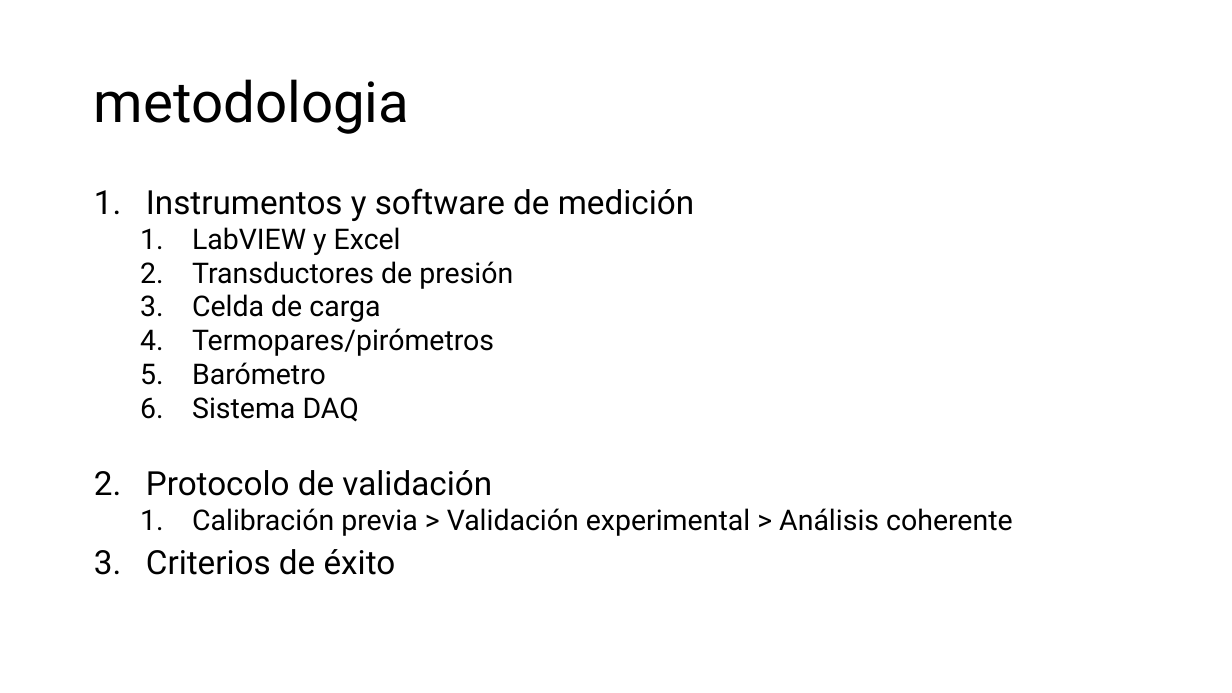
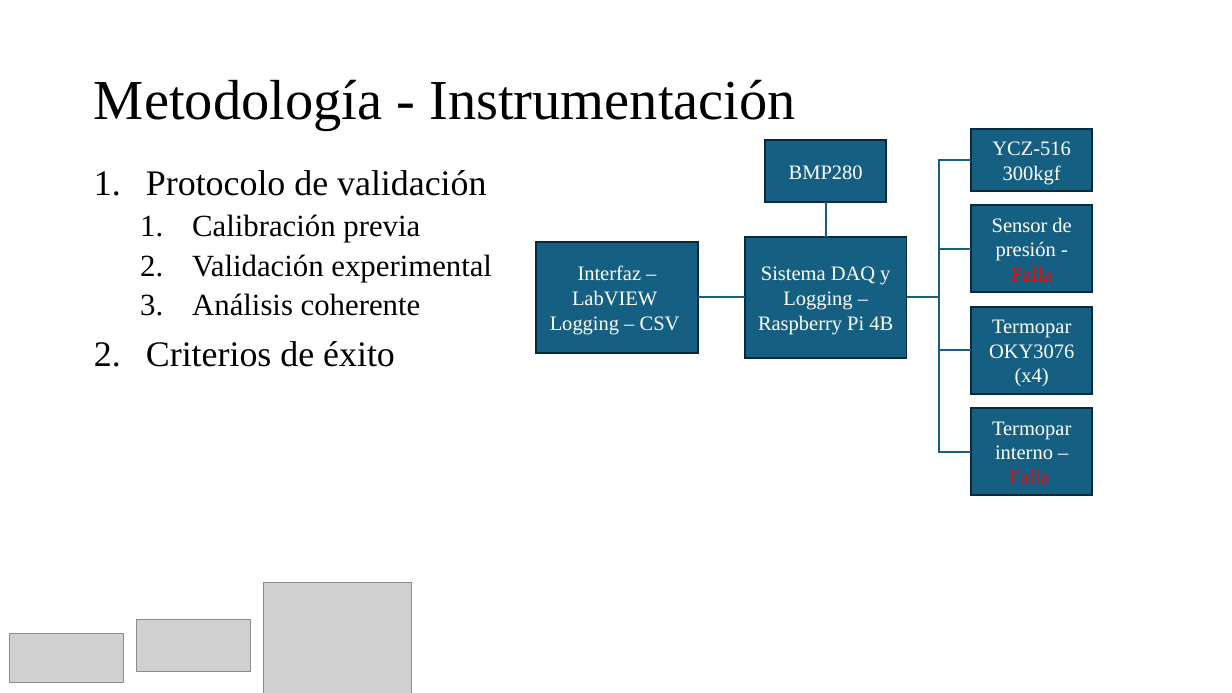
Before and after one commit to Archimedean2345/The-thermal-repository, a slide deck: slide 9 of PIAE2-Presentacion Tecnica.pptx. Drawn at 1232x693 pixels with LibreOffice and Linux fonts; fonts in the diff are those of the drawing; grey boxes stand for pictures. Boxes give left, top, right and bottom in pixels: in the first picture for what was removed or moved away, otherwise in the second. Text is boxed around its words. In the diff, an @@ line names an element or a change of style, - is before the commit and + after.

```diff
--- a/PIAE2-Presentacion Tecnica.pptx
+++ b/PIAE2-Presentacion Tecnica.pptx
@@ title at bbox=[94, 79, 796, 130]: text changed; font Roboto to Times New Roman @@
-metodologia
+Metodología - Instrumentación
@@ rectangle added at bbox=[765, 140, 886, 202], fill #156082, outline #092A39 1.5 pt, 16 pt, text #FFFFFF @@
+BMP280
@@ text "Protocolo de validación": place and size @@
-text "Protocolo de validación" at bbox=[146, 188, 1012, 575]
+text "Protocolo de validación" at bbox=[146, 170, 492, 367]
@@ text at bbox=[146, 170, 486, 367]: size 25.9 to 28 pt, font Roboto to Times New Roman in "Protocolo de validación", "Criterios de éxito"; line spacing 0.8 to 0.9 @@
@@ elbow line added from (971, 160) to (907, 298), #156082 1.5 pt @@
@@ text at bbox=[146, 188, 694, 422]: paragraphs removed @@
-1. Instrumentos y software de medición
-  1. LabVIEW y Excel
-  2. Transductores de presión
-  3. Celda de carga
-  4. Termopares/pirómetros
-  5. Barómetro
-  6. Sistema DAQ
@@ line added from (826, 201) to (826, 238), #156082 1.5 pt @@
@@ text at bbox=[192, 214, 492, 316]: text changed; size 22.2 to 24 pt; font Roboto to Times New Roman @@
-  1. Calibración previa > Validación experimental > Análisis coherente
+  1. Calibración previa
+  2. Validación experimental
+  3. Análisis coherente
@@ rectangle added at bbox=[745, 238, 907, 358], fill #156082, outline #092A39 1.5 pt, 16 pt, text #FFFFFF @@
+Sistema DAQ y Logging – Raspberry Pi 4B
@@ rectangle added at bbox=[536, 242, 698, 353], fill #156082, outline #092A39 1.5 pt, 16 pt, text #FFFFFF @@
+Interfaz – LabVIEW
+Logging – CSV
@@ elbow line added from (971, 249) to (907, 298), #156082 1.5 pt @@
@@ line added from (698, 298) to (745, 298), #156082 1.5 pt @@
@@ elbow line added from (971, 350) to (907, 298), #156082 1.5 pt @@
@@ elbow line added from (971, 452) to (907, 298), #156082 1.5 pt @@
@@ group added at bbox=[971, 129, 1092, 495]: 4 rectangles @@
+YCZ-516
+300kgf
+Sensor de presión - Falla
+Termopar OKY3076 (x4)
+Termopar interno – Falla
@@ picture added at bbox=[263, 582, 411, 693] @@
@@ picture added at bbox=[136, 620, 250, 672] @@
@@ picture added at bbox=[9, 634, 124, 683] @@
```
Also in this commit, not shown: 13 other slides changed, 1 slide added, 1 slide removed.
